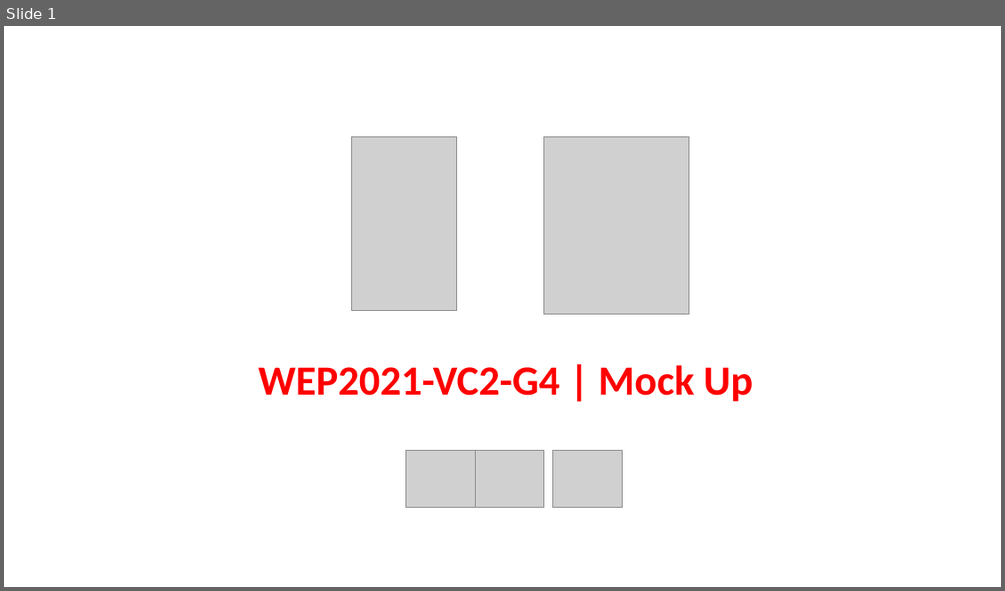
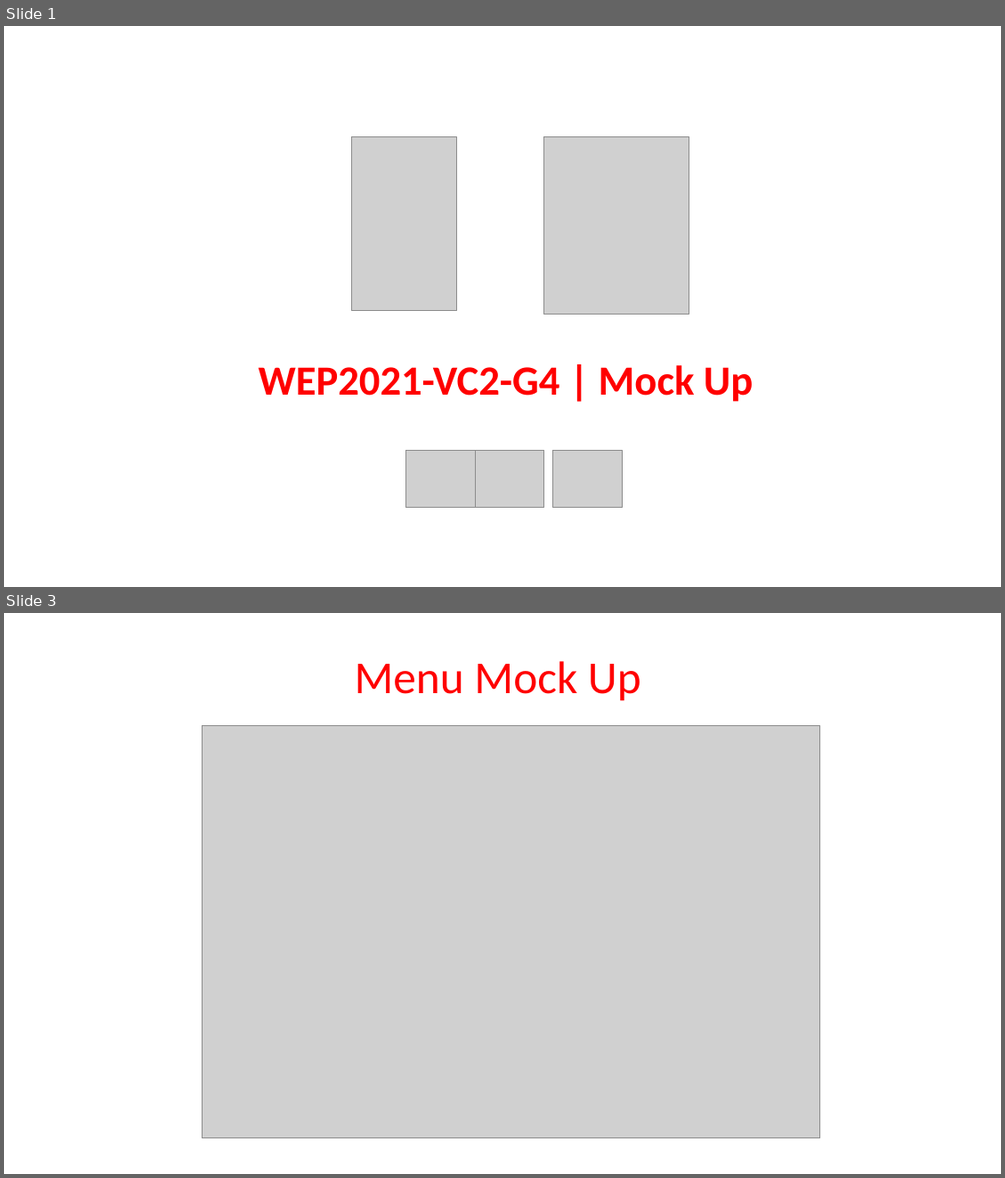
Before and after one commit to pnc-virtual-company/2021-G4-V2-PART1, a slide deck: docs/Mock_Up.pptx. Shown one above the other, each under a label of ours: slide 1 before the commit, slides 1 and 3 after it; the slides between them are not shown. The pictures are 1005x591 and 1005x1178 pixels, drawn with LibreOffice and Linux fonts; fonts in the diff are those of the drawing; grey boxes stand for pictures. Boxes give left, top, right and bottom in pixels: in the first picture for what was removed or moved away, otherwise in the second. Text is boxed around its words. In the diff, an @@ line names an element or a change of style, - is before the commit and + after.

Commit message:
#18 updated category mock up

```diff
--- a/docs/Mock_Up.pptx
+++ b/docs/Mock_Up.pptx
@@ slide 3 added at [4,613,1001,1174], background #FFFFFF @@
@@ text added at [355,661,641,701], 44 pt, text #FF0000 @@
+Menu Mock Up
@@ picture added at [202,726,821,1138] @@
```
Also in this commit, not shown: 1 slide changed, 1 other slide added.
